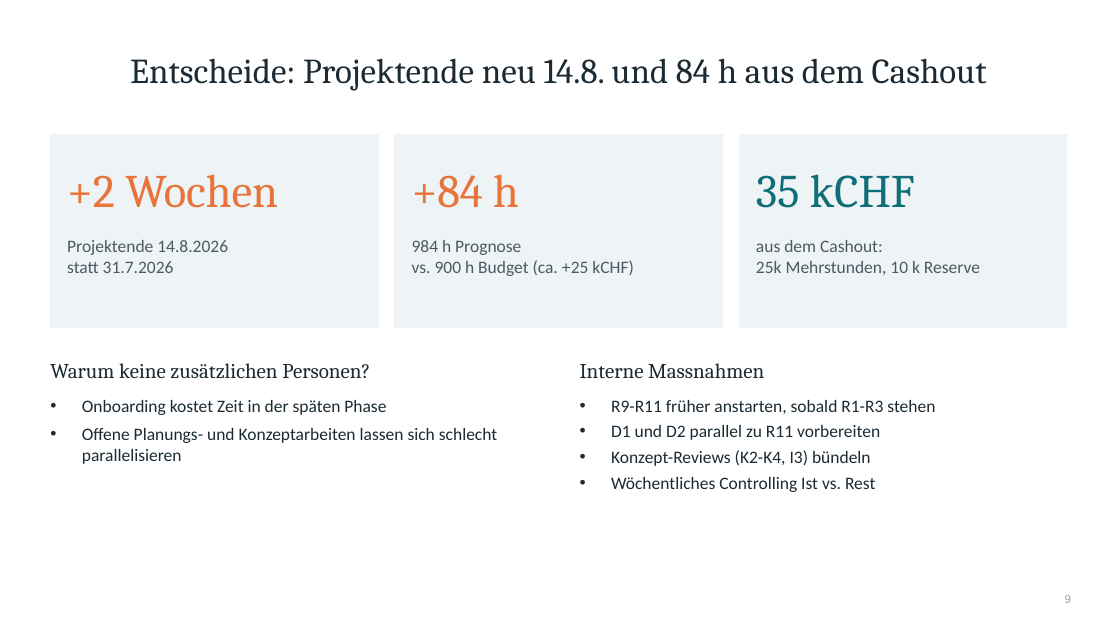
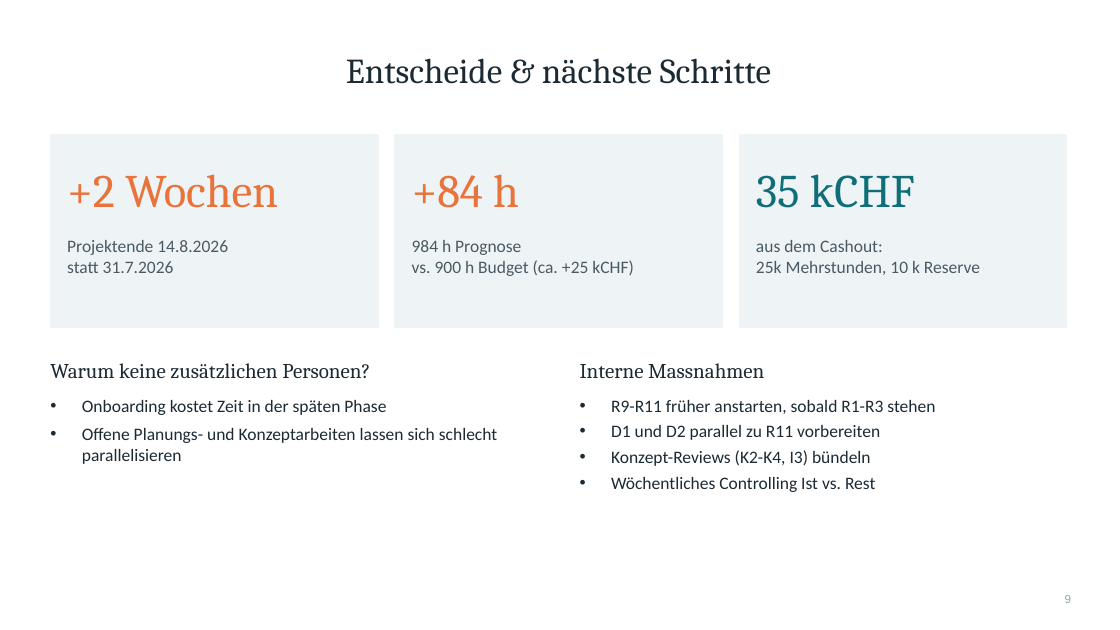
Before and after one commit to C4RN1V0R/Projektanalyse-pmqm, a slide deck: slide 9 of Projektpraesentation.pptx. Drawn at 1120x630 pixels with LibreOffice and Linux fonts; fonts in the diff are those of the drawing. Boxes give left, top, right and bottom in pixels: in the first picture for what was removed or moved away, otherwise in the second. Text is boxed around its words. In the diff, an @@ line names an element or a change of style, - is before the commit and + after.

```diff
--- a/Projektpraesentation.pptx
+++ b/Projektpraesentation.pptx
@@ title at (346,58,771,84): text changed @@
-Entscheide: Projektende neu 14.8. und 84 h aus dem Cashout
+Entscheide & nächste Schritte
```
Also in this commit, not shown: 4 other slides changed.
